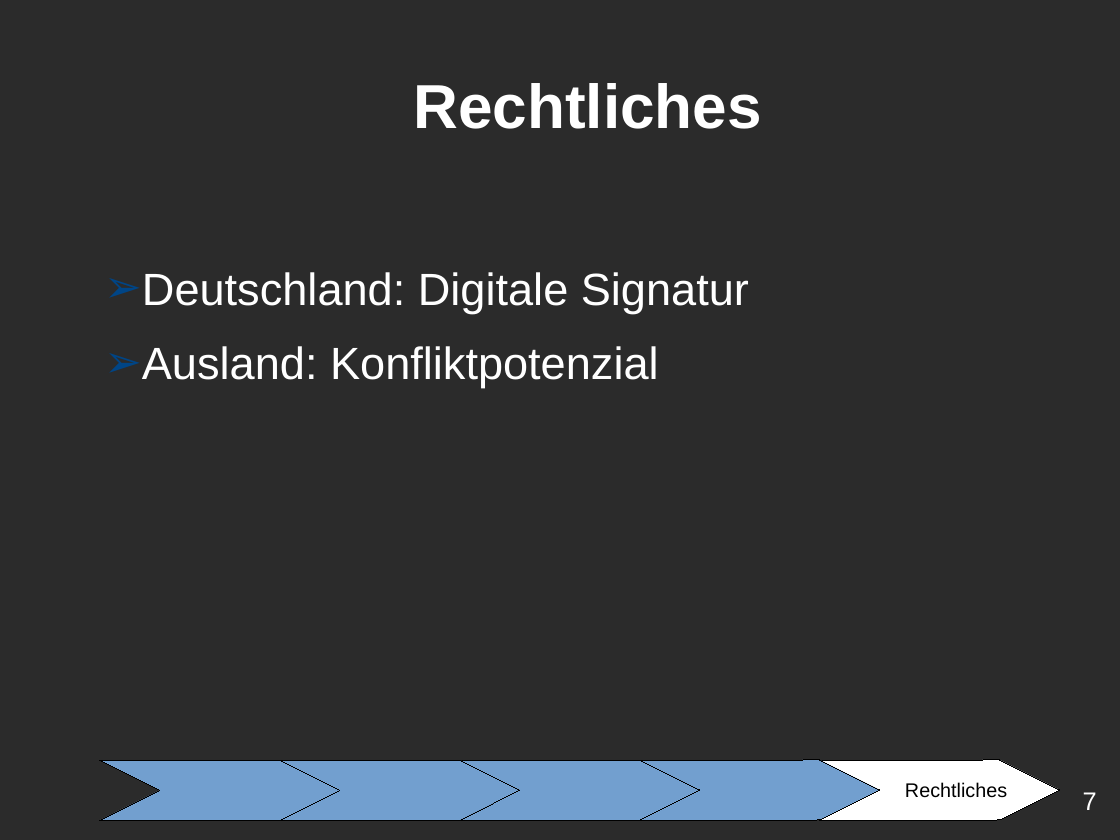
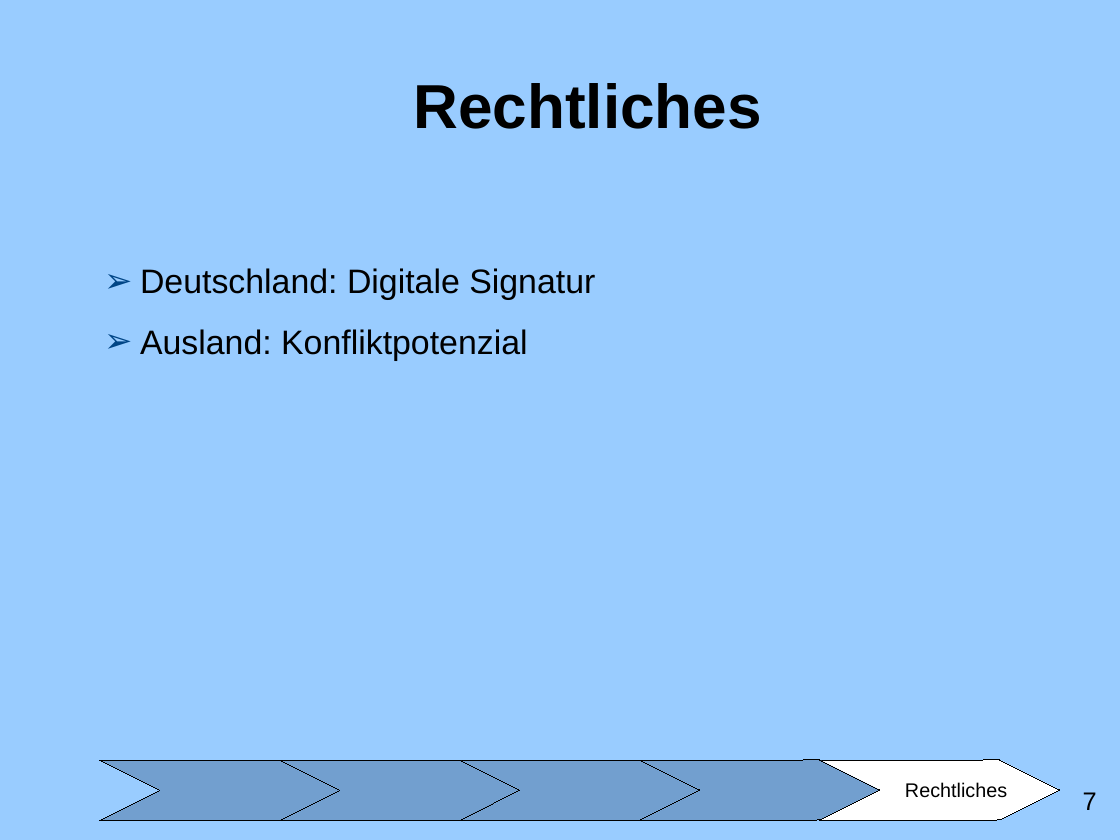
Before and after one commit to ChristianMarzianGithub/WGBlockWoche2Praesentation, a slide deck: slide 7 of TemplateHellGrauBlau.odp. Drawn at 1120x840 pixels with LibreOffice and Linux fonts; fonts in the diff are those of the drawing; background and template pictures are left out; a plain dark background stands for a picture behind light text. Boxes give left, top, right and bottom in pixels: in the first picture for what was removed or moved away, otherwise in the second. Text is boxed around its words. In the diff, an @@ line names an element or a change of style, - is before the commit and + after.

```diff
--- a/TemplateHellGrauBlau.odp
+++ b/TemplateHellGrauBlau.odp
@@ background picture (left out) to #99CCFF @@
@@ title "Rechtliches" at bbox=[414, 83, 762, 129]: text colour #FFFFFF to #000000 @@
@@ text "Deutschland: Digitale Signatur" at bbox=[140, 268, 595, 361]: size 32 to 24 pt, text colour #FFFFFF to #000000 @@
@@ page number at bbox=[1083, 792, 1097, 810]: text colour #FFFFFF to #000000 @@
```
Also in this commit, not shown: 7 other slides changed.
